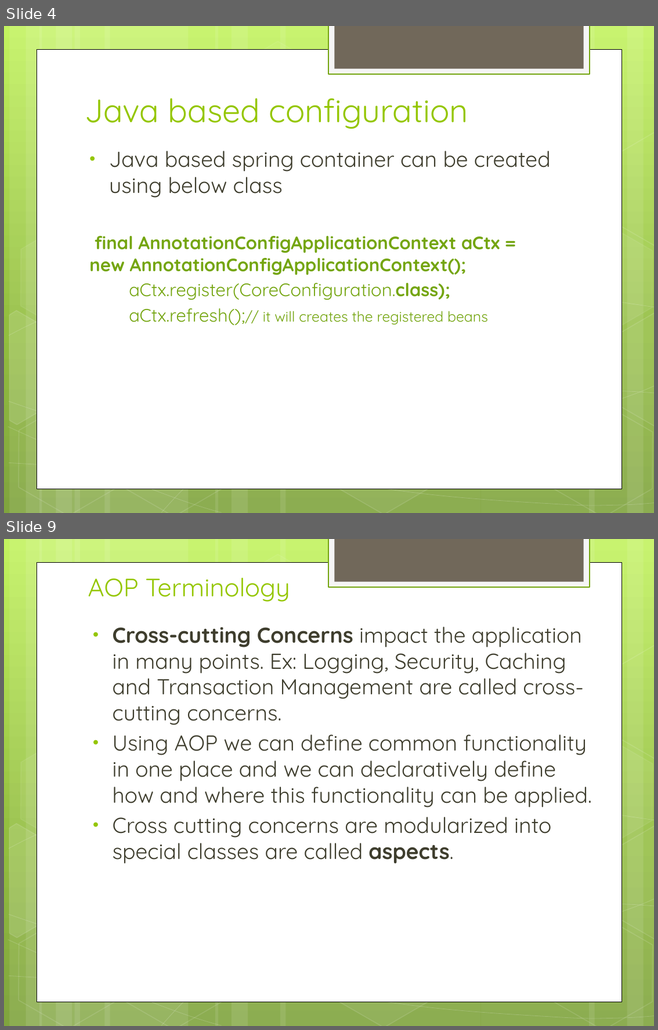
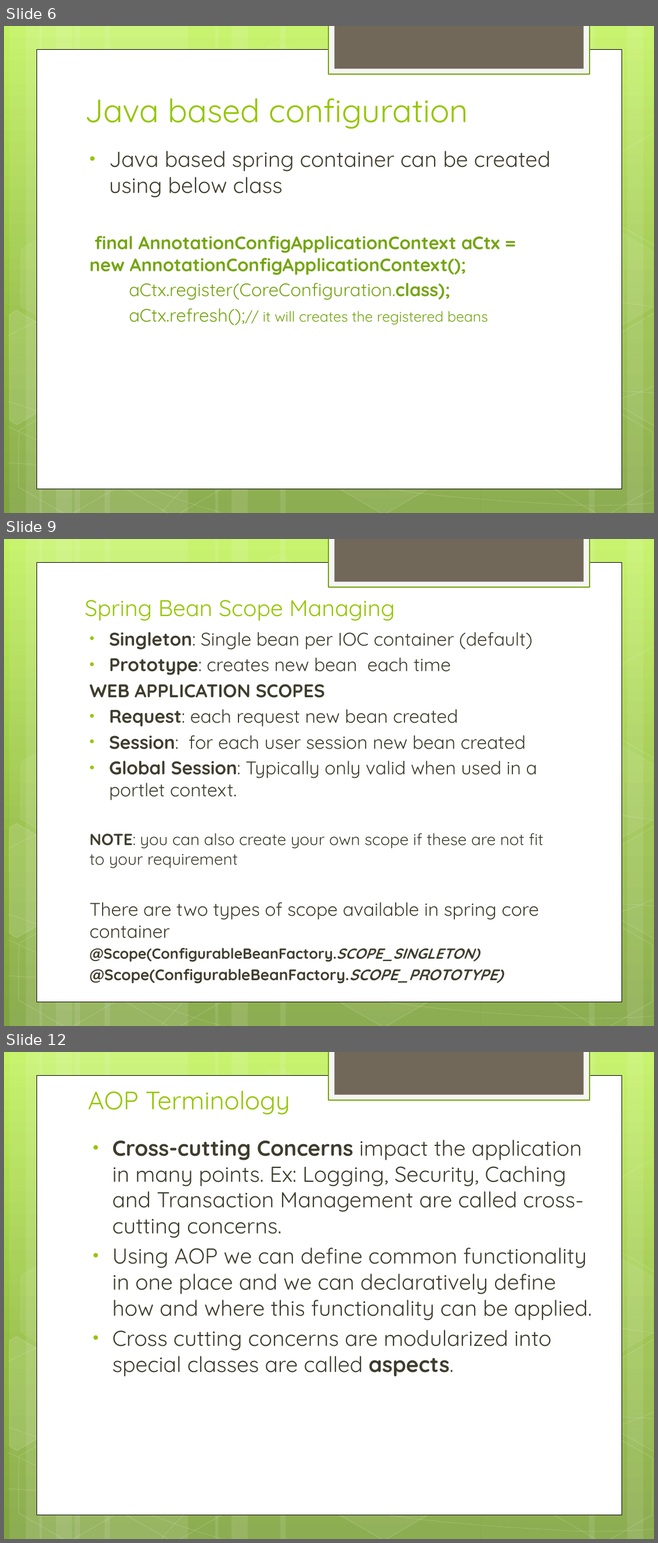
Before and after one commit to IPython-Learn/spring-java-training, a slide deck: SpringJavaTraining.pptx. Shown one above the other, each under a label of ours: slides 4 and 9 before the commit, slides 6, 9 and 12 after it; the slides between them are not shown. The pictures are 658x1030 and 658x1543 pixels, drawn with LibreOffice and Linux fonts; fonts in the diff are those of the drawing. Boxes give left, top, right and bottom in pixels: in the first picture for what was removed or moved away, otherwise in the second. Text is boxed around its words. In the diff, an @@ line names an element or a change of style, - is before the commit and + after.

Commit message:
spring core java based config

```diff
--- a/SpringJavaTraining.pptx
+++ b/SpringJavaTraining.pptx
@@ slide 9 added at (4, 539, 654, 1026), background gradient #C3F35F to #93BF3F to #81A53E; not listed: 31 template elements that a slide beside it also shows @@
@@ title added at (85, 600, 395, 621), 25.2 pt, text #94C600 @@
+Spring Bean Scope Managing
@@ text added at (89, 632, 543, 962), 20.4 pt, text #3E3D2D @@
+• Singleton: Single bean per IOC container (default)
+• Prototype: creates new bean each time
+WEB APPLICATION SCOPES
+• Request: each request new bean created
+• Session: for each user session new bean created
+• Global Session: Typically only valid when used in a portlet context.
+NOTE: you can also create your own scope if these are not fit to your requirement
+There are two types of scope available in spring core container
+@Scope(ConfigurableBeanFactory.SCOPE_SINGLETON)
+@Scope(ConfigurableBeanFactory.SCOPE_PROTOTYPE)
@@ what was slide 4 is now slide 6 @@
@@ what was slide 9 is now slide 12 @@
```
Also in this commit, not shown: 5 slides changed, 9 other slides added, 3 slides removed, 38 other files.
